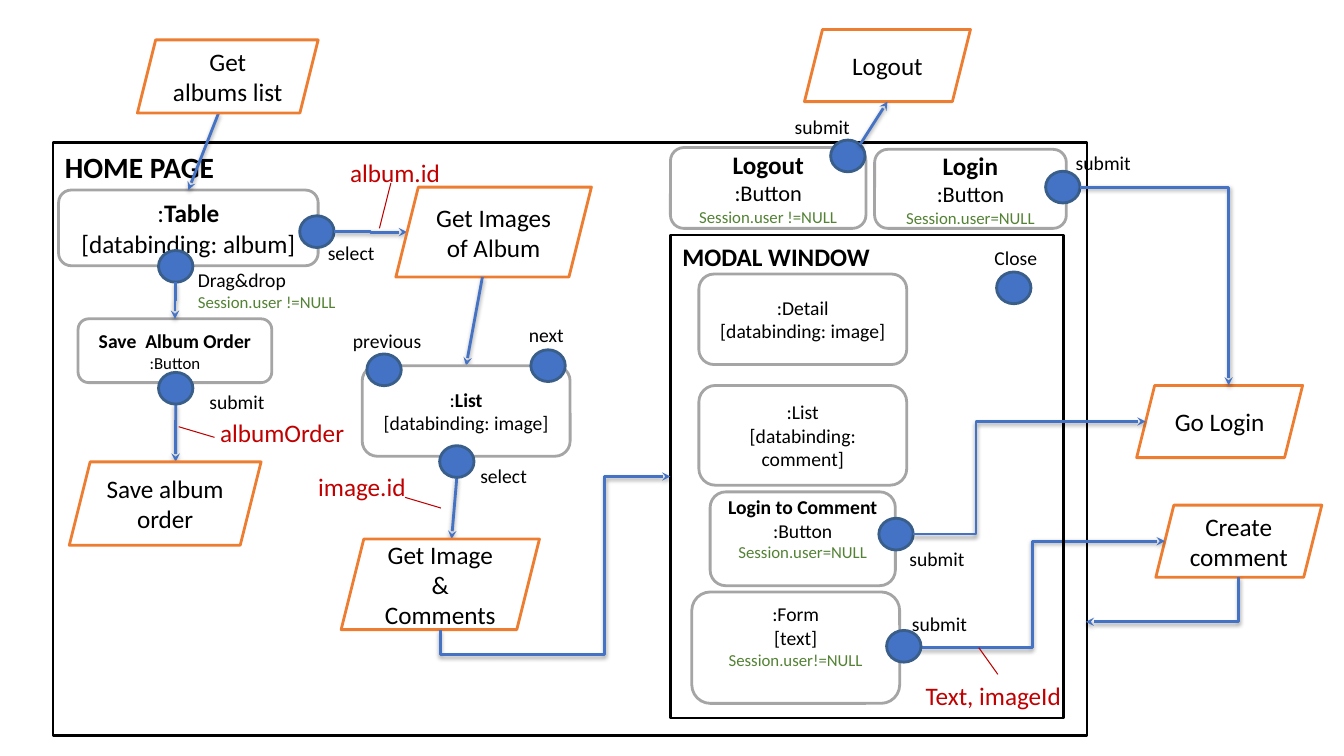
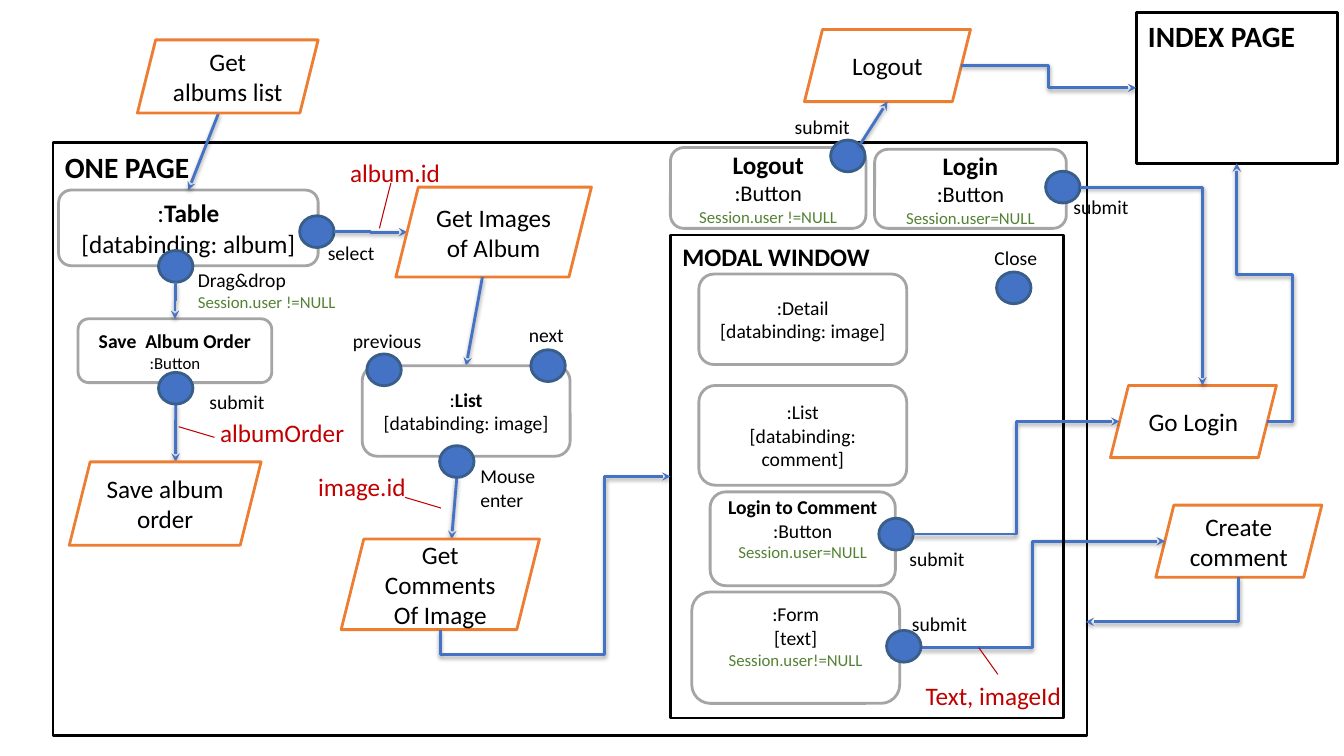
Before and after one commit to Giulsmoon/TecnologiePerIlWeb_Project1, a slide deck: slide 15 of Presentazioni Powerpoint/Progetto1_versione_RIA.pptx (slide 4 before the commit). Drawn at 1344x756 pixels with LibreOffice and Linux fonts; fonts in the diff are those of the drawing. Boxes give left, top, right and bottom in pixels: in the first picture for what was removed or moved away, otherwise in the second. Text is boxed around its words. In the diff, an @@ line names an element or a change of style, - is before the commit and + after.

```diff
--- a/Presentazioni Powerpoint/Progetto1_versione_RIA.pptx
+++ b/Presentazioni Powerpoint/Progetto1_versione_RIA.pptx
@@ rectangle added at <box>1136,12,1338,163</box>, fill #FFFFFF, outline #000000 2 pt, 21 pt, text #000000, bold @@
+INDEX PAGE
@@ elbow arrow added from (962, 66) to (1136, 88), #4472C4 2 pt @@
@@ text in rectangle at <box>65,158,189,185</box>: text changed @@
-HOME PAGE
+ONE PAGE
@@ elbow arrow added from (1267, 421) to (1237, 163), #4472C4 2 pt @@
@@ text "submit": place and size @@
-text "submit" at <box>1076,153,1131,175</box>
+text "submit" at <box>1073,198,1128,220</box>
@@ elbow arrow moved from (1080, 188) - (1229, 385) to (1080, 188) - (1203, 385) @@
@@ parallelogram "Go Login": place and size @@
-parallelogram "Go Login" at <box>1137,385,1304,458</box>
+parallelogram "Go Login" at <box>1111,385,1277,458</box>
@@ elbow arrow moved from (913, 534) - (1146, 421) to (913, 534) - (1120, 421) @@
@@ text at <box>480,470,535,507</box>: text changed @@
-select
+Mouse enter
@@ text in parallelogram at <box>385,547,496,631</box>: text changed @@
-Get Image & Comments
+Get Comments Of Image
```
Also in this commit, not shown: 12 other slides changed, 15 slides added, 23 other files.
